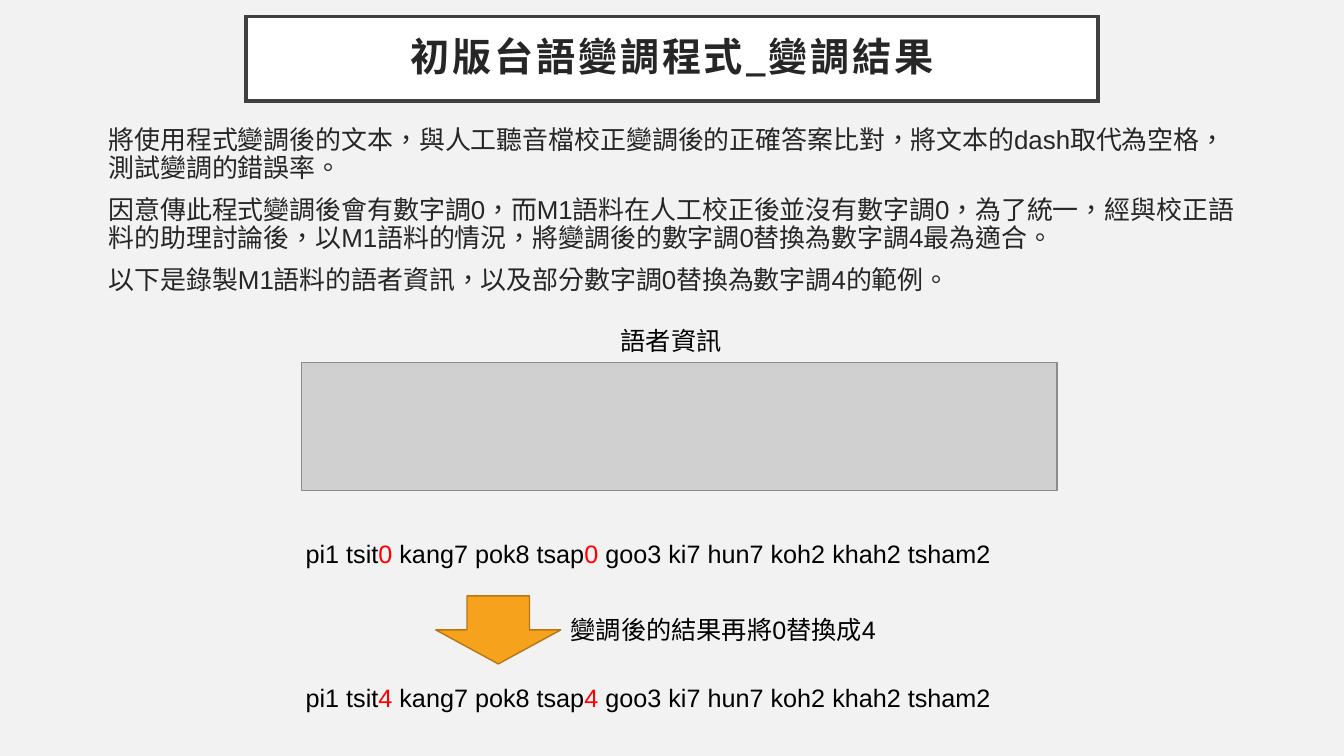
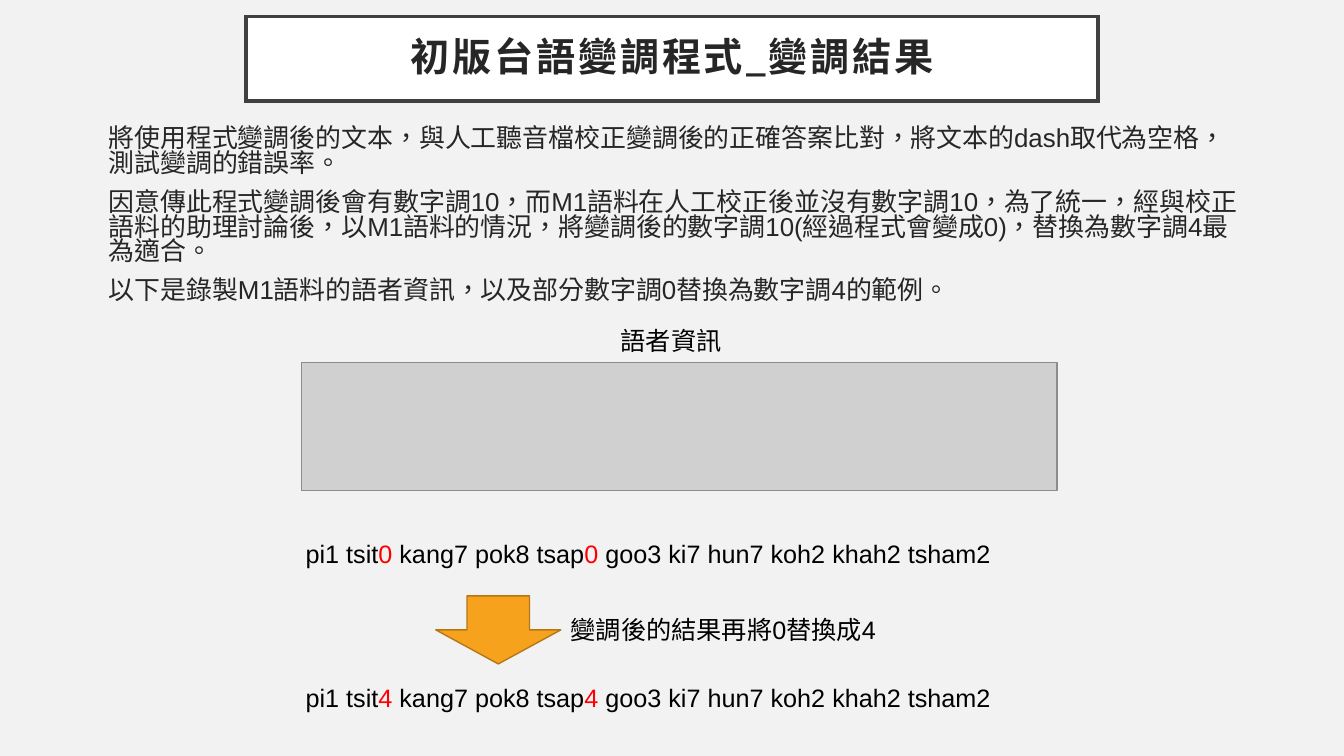
Before and after one commit to 108368090/tai5-gi2_pian3-tiau7, a slide deck: slide 10 of 台語變調程式說明(含附件檔案說明).pptx (slide 12 before the commit). Drawn at 1344x756 pixels with LibreOffice and Linux fonts; fonts in the diff are those of the drawing; grey boxes stand for pictures. Boxes give left, top, right and bottom in pixels: in the first picture for what was removed or moved away, otherwise in the second. Text is boxed around its words. In the diff, an @@ line names an element or a change of style, - is before the commit and + after.

```diff
--- a/台語變調程式說明(含附件檔案說明).pptx
+++ b/台語變調程式說明(含附件檔案說明).pptx
@@ text at <box>109,125,1226,301</box>: line spacing 0.9 to 0.8 @@
@@ text at <box>109,189,1238,262</box>: text changed @@
-因意傳此程式變調後會有數字調0，而M1語料在人工校正後並沒有數字調0，為了統一，經與校正語料的助理討論後，以M1語料的情況，將變調後的數字調0替換為數字調4最為適合。
+因意傳此程式變調後會有數字調10，而M1語料在人工校正後並沒有數字調10，為了統一，經與校正語料的助理討論後，以M1語料的情況，將變調後的數字調10(經過程式會變成0)，替換為數字調4最為適合。
```
Also in this commit, not shown: 6 other slides changed, 1 slide added, 2 slides removed, 10 other files.
